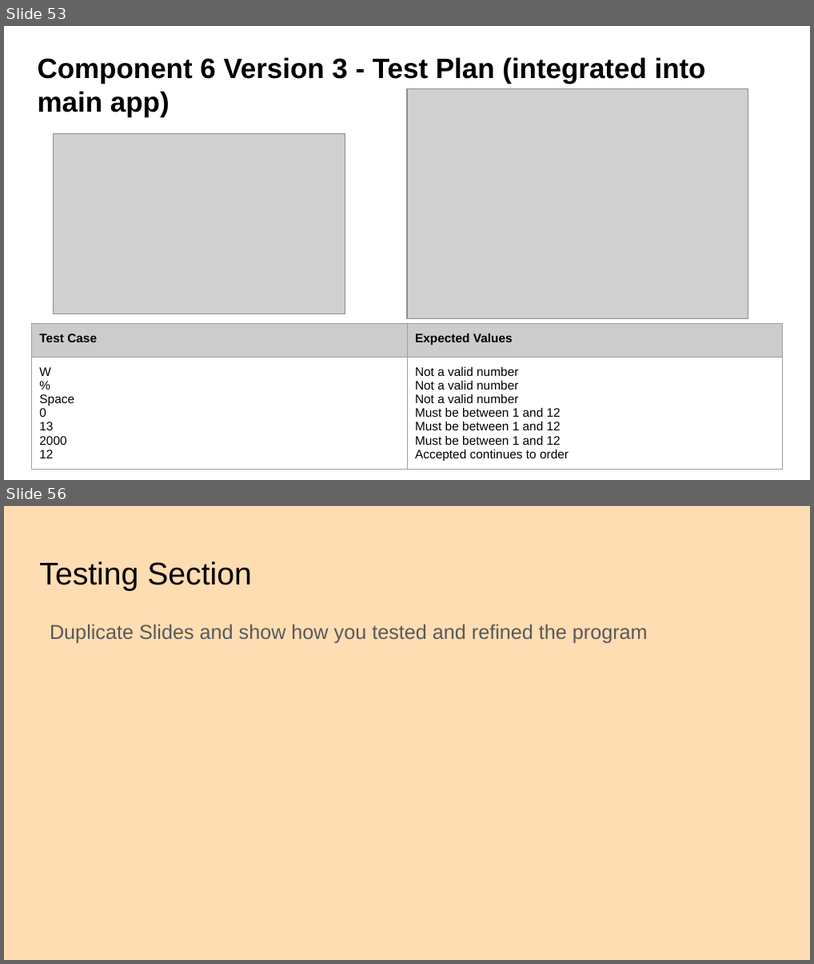
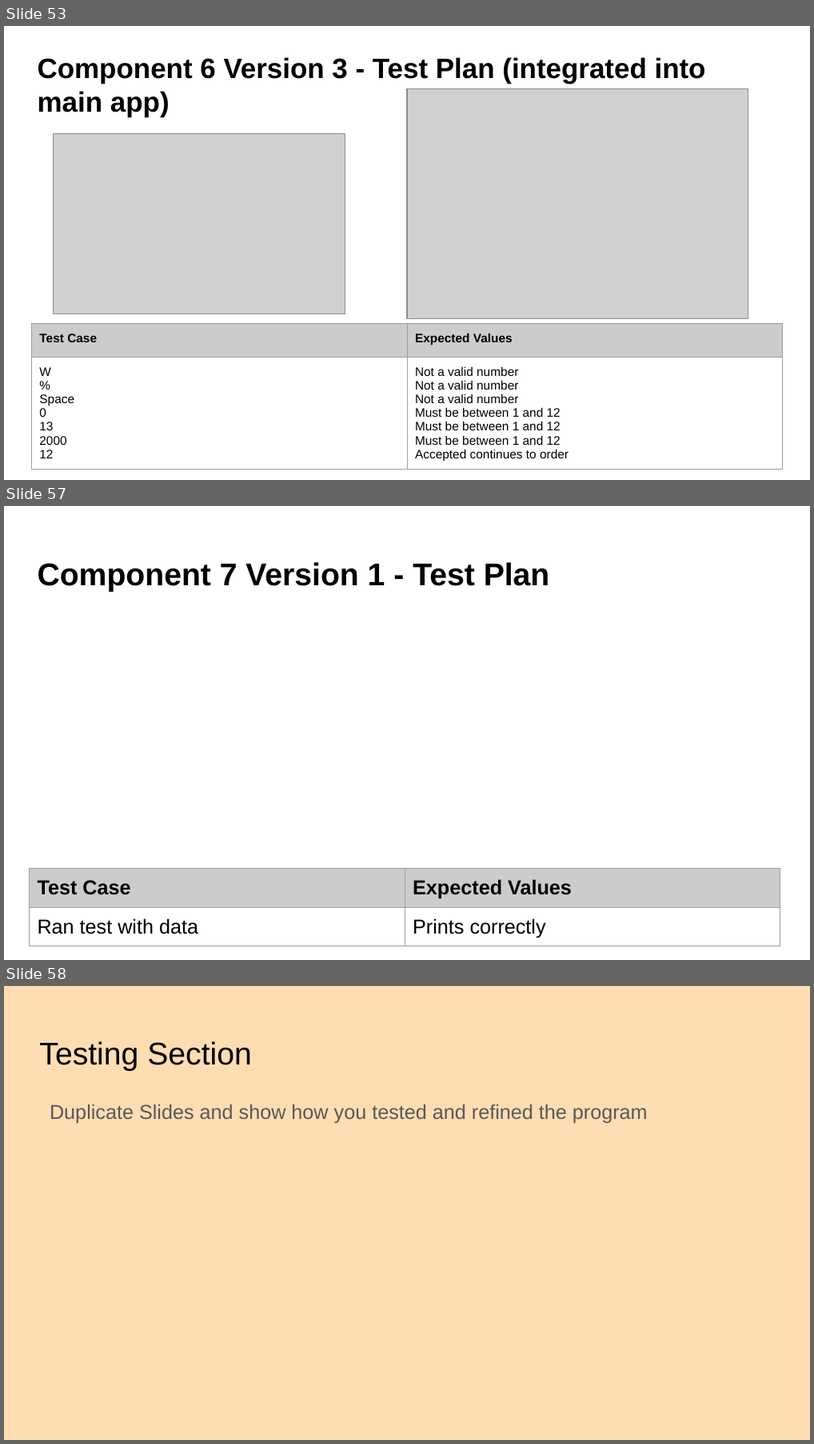
Before and after one commit to danettp/ds_nuts_bot, a slide deck: Danett Pepito - 000_91896 _ 91897 Documentation - 2150400 (Git).pptx. Shown one above the other, each under a label of ours: slides 53 and 56 before the commit, slides 53, 57 and 58 after it; the slides between them are not shown. The pictures are 814x964 and 814x1444 pixels, drawn with LibreOffice and Linux fonts; fonts in the diff are those of the drawing; grey boxes stand for pictures; background and template pictures are left out. Boxes give left, top, right and bottom in pixels: in the first picture for what was removed or moved away, otherwise in the second. Text is boxed around its words. In the diff, an @@ line names an element or a change of style, - is before the commit and + after.

```diff
--- a/Danett Pepito - 000_91896 _ 91897 Documentation - 2150400 (Git).pptx
+++ b/Danett Pepito - 000_91896 _ 91897 Documentation - 2150400 (Git).pptx
@@ slide 57 added at [4,506,810,960], background picture (left out) @@
@@ title added at [38,562,550,592], 28 pt, text #000000, bold @@
+Component 7 Version 1 - Test Plan
@@ table added at [29,868,781,948], 2 rows, 2 columns @@
+Test Case | Expected Values
+Ran test with data | Prints correctly
@@ what was slide 56 is now slide 58 @@
```
Also in this commit, not shown: 2 slides changed, 2 other slides added, 1 slide removed, 1 other file.
